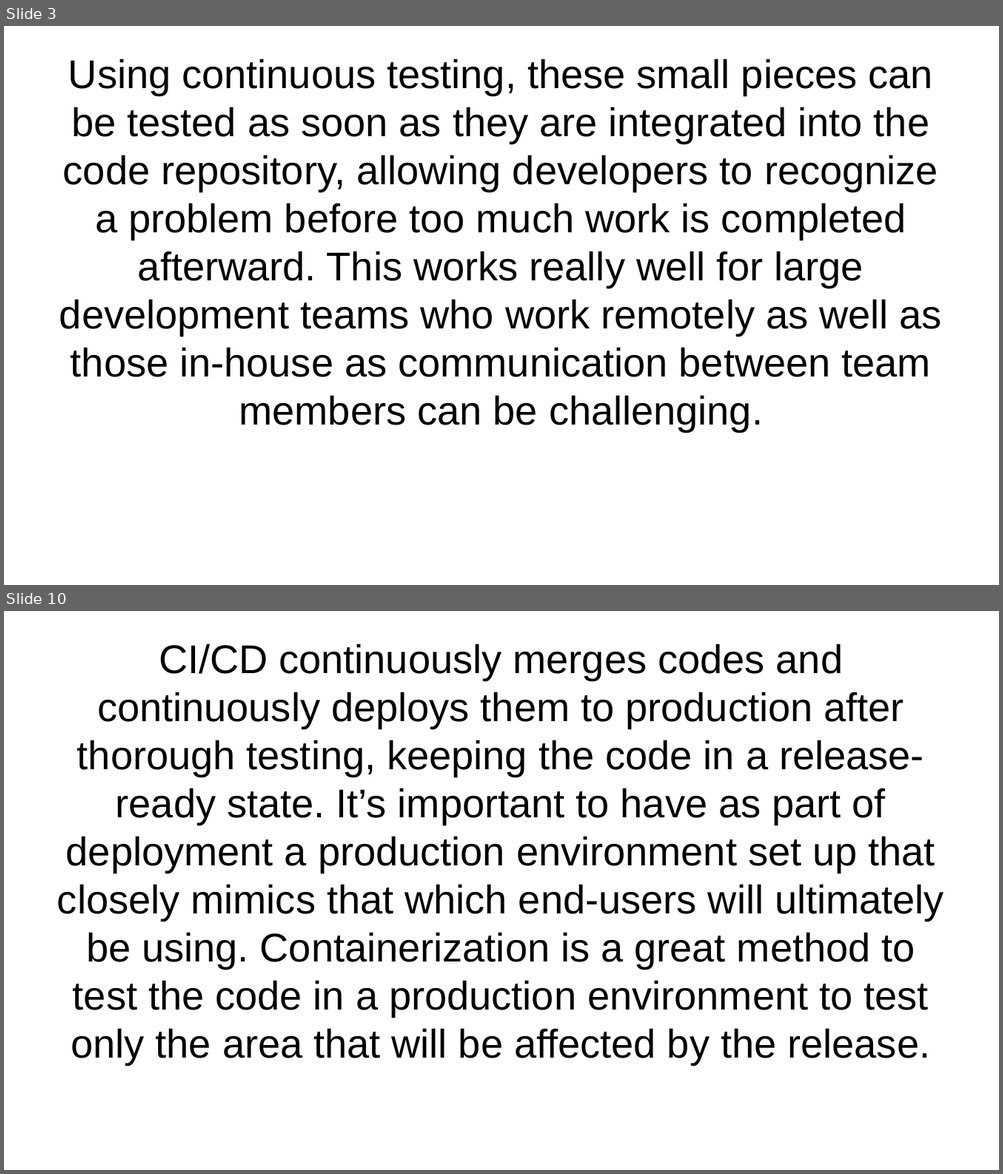
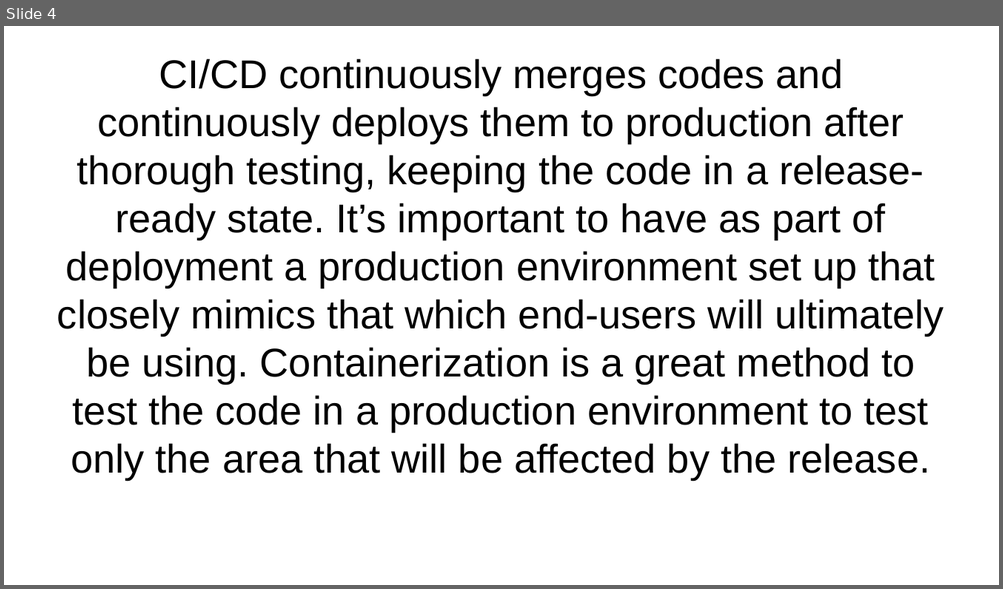
Before and after one commit to dr3mro/cdond-c3-projectstarter, a slide deck: presentation.odp. Shown one above the other, each under a label of ours: slides 3 and 10 before the commit, slide 4 after it; the slides between them are not shown. The pictures are 1003x1174 and 1003x589 pixels, drawn with LibreOffice and Linux fonts; fonts in the diff are those of the drawing. Boxes give left, top, right and bottom in pixels: in the first picture for what was removed or moved away, otherwise in the second. Text is boxed around its words. In the diff, an @@ line names an element or a change of style, - is before the commit and + after.

```diff
--- a/presentation.odp
+++ b/presentation.odp
@@ slide 3 removed at (4, 26, 999, 585), background #FFFFFF @@
@@ subtitle removed at (60, 59, 942, 432) @@
-Using continuous testing, these small pieces can be tested as soon as they are integrated into the code repository, allowing developers to recognize a problem before too much work is completed afterward. This works really well for large development teams who work remotely as well as those in-house as communication between team members can be challenging.
@@ what was slide 10 is now slide 4 @@
```
Also in this commit, not shown: 4 slides changed, 16 other slides removed, 1 other file.
